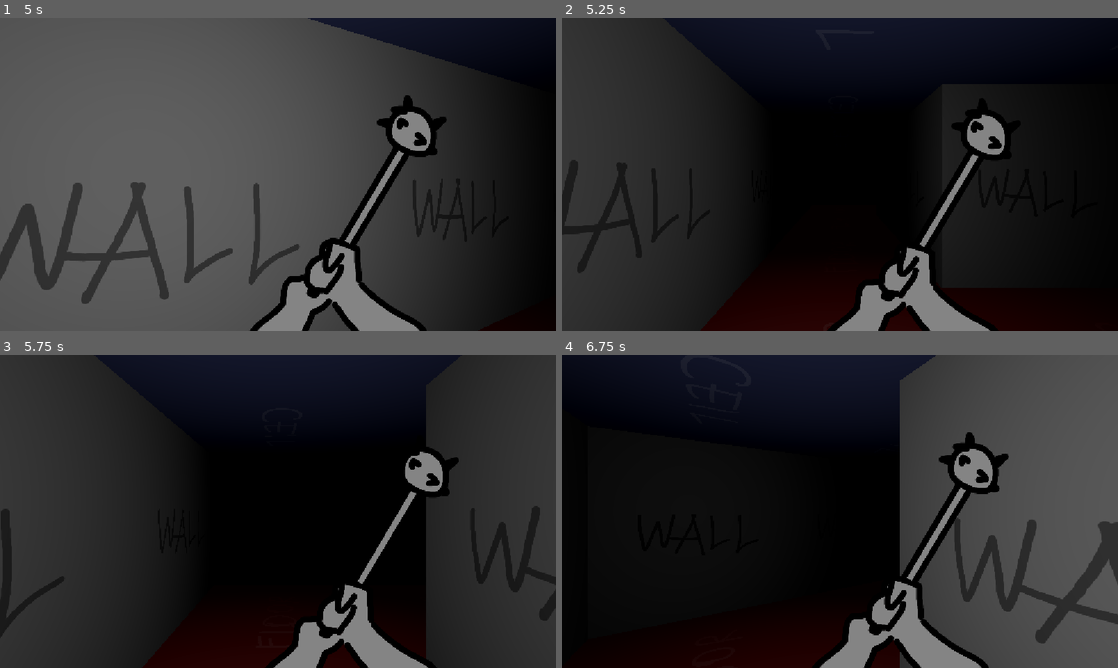
Above: before the commit, frames 1-4 (two rows, left to right).
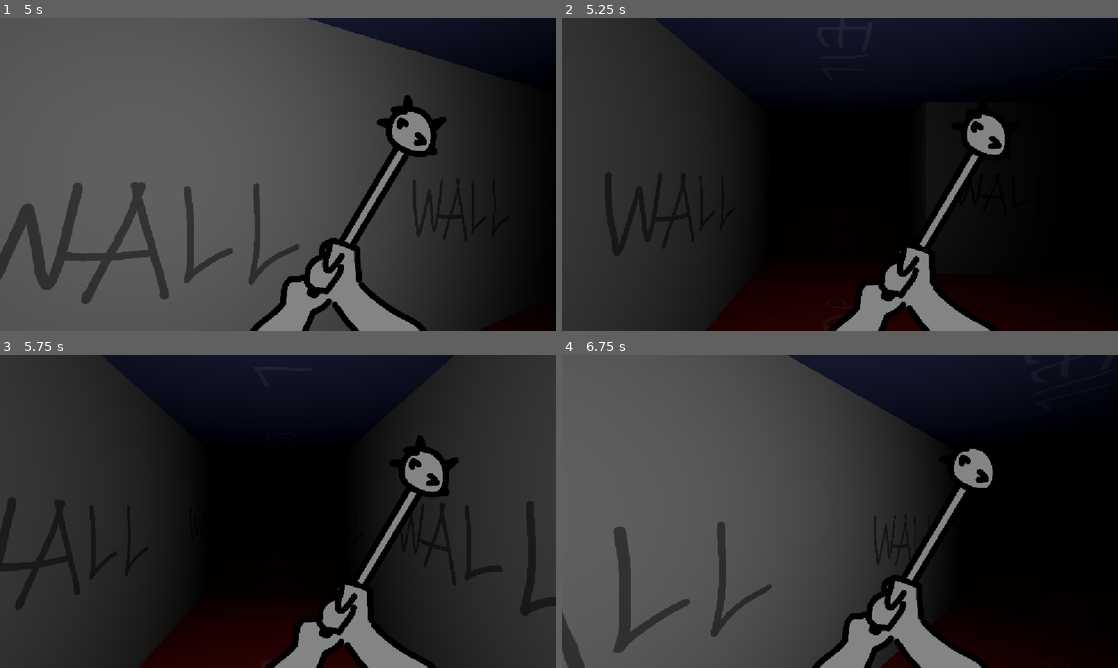
Above: after the commit, the same moments.

Repository: kerivin/dungeon-crawler
Game: Godot game, scene res://scenes/level.tscn
Same seed, same stepped clock (60 frames per second), same inputs: the game is played once before the commit and once after it. The project has no main scene, so this scene is started directly.
Inputs:
- Up to frame 1 (5 s): tap Enter at 0.5 s; hold Up (move_forward) 0.53-2.03 s; tap Space at 2 s; hold Left (turn_left) 2.03-3.53 s; hold Down (move_backward) 3.53-4.28 s; hold Right (turn_right) from 4.28 s (still down)
- Up to frame 2 (5.25 s): release Right (turn_right) at 5.03 s; hold Up (move_forward) from 5.03 s (still down)
- Up to frame 3 (5.75 s): keep holding Up (move_forward)
- Up to frame 4 (6.75 s): release Up (move_forward) at 5.78 s; hold Right (turn_right) from 5.78 s (still down)

Frame 1 is identical in both runs. In frame 2, 1.0% of the frame differs, in the area x 0-77%, y 22-82%; in frame 3, 3.7%; in frame 4, 90%, in the area x 0-100%, y 0-100%.

Commit message:
movement speed

Diff:
--- a/scripts/player.gd
+++ b/scripts/player.gd
@@ -1,7 +1,4 @@
 extends Node3D
-
-signal movement_finished(new_grid: Vector2i)
-signal turn_finished(new_rotation: float)
 
 var grid_position: Vector2i = Vector2i.ZERO
 var cell_size: float = 2.0
@@ -19,7 +16,7 @@
 var is_animating: bool = false
 
 @export var eye_height: float = 1.2
-@export var move_duration: float = 0.2
+@export var move_duration: float = 0.4
 @export var turn_duration: float = 0.2
 
 @onready var anim: Node = $AnimationController
